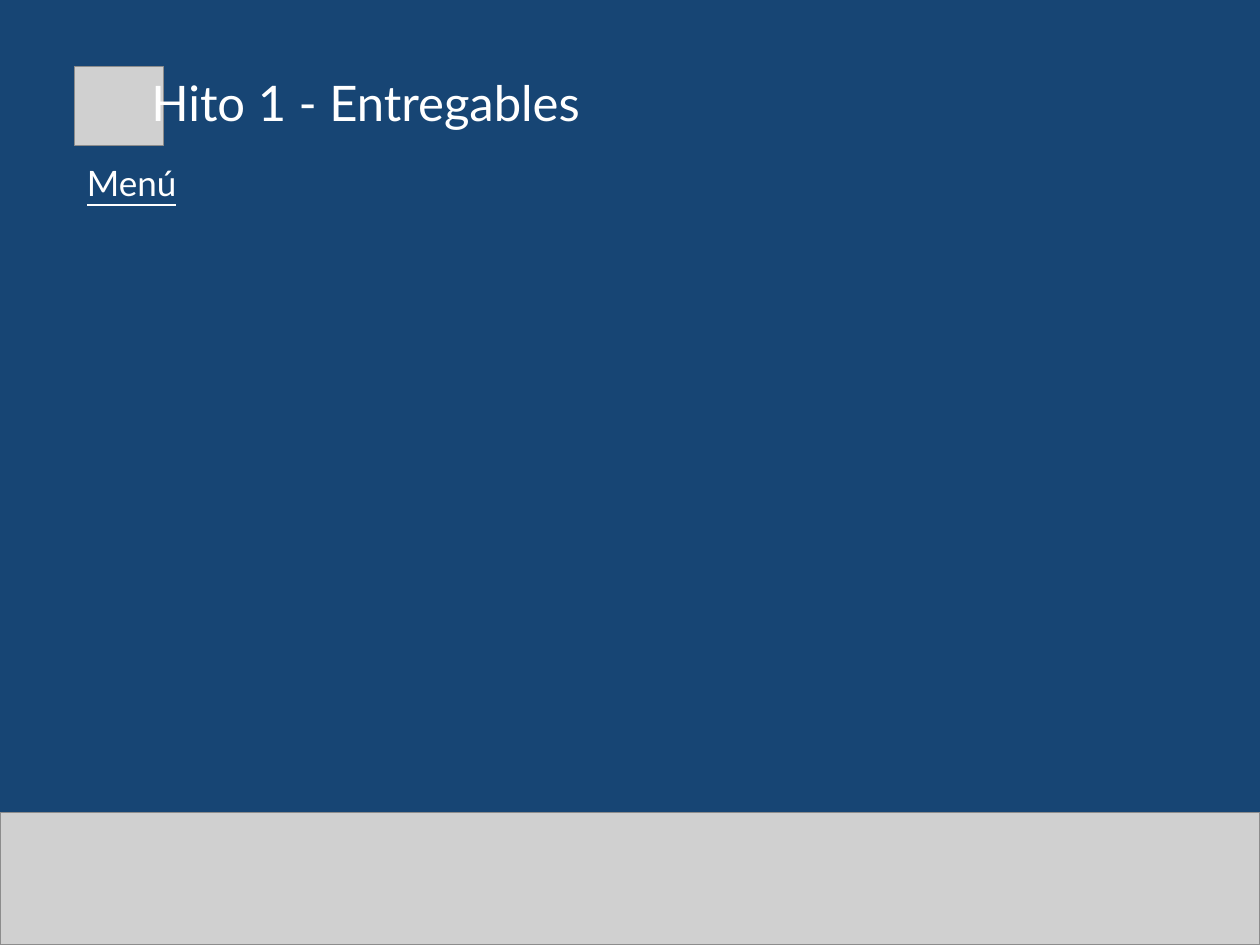
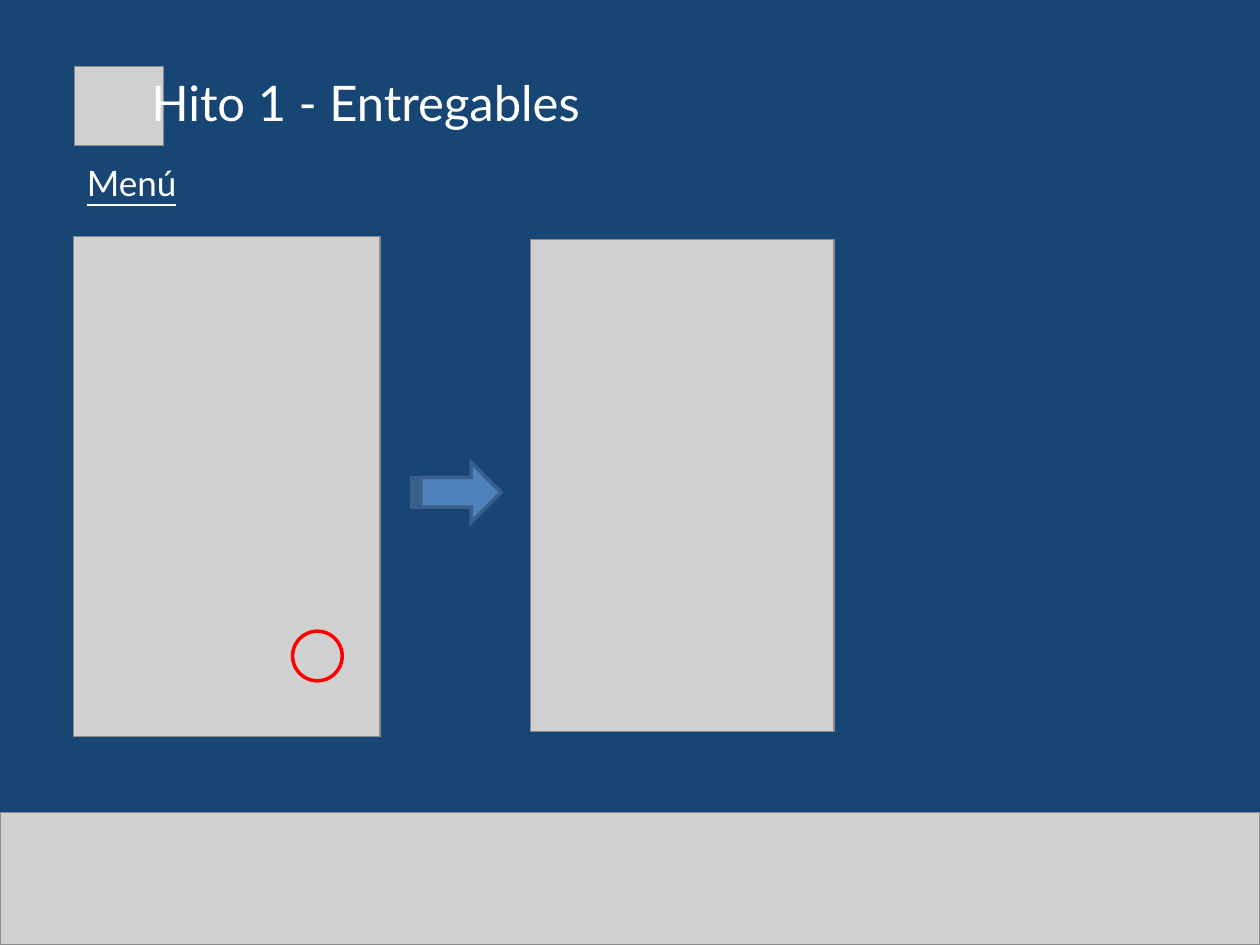
Before and after one commit to gabulopezmdq-ui/Eventia, a slide deck: slide 4 of Documentacion/DocumentacionProyecto/Presentaciones/MEC_Hito1.pptx. Drawn at 1260x945 pixels with LibreOffice and Linux fonts; fonts in the diff are those of the drawing; grey boxes stand for pictures. Boxes give left, top, right and bottom in pixels: in the first picture for what was removed or moved away, otherwise in the second. Text is boxed around its words. In the diff, an @@ line names an element or a change of style, - is before the commit and + after.

```diff
--- a/Documentacion/DocumentacionProyecto/Presentaciones/MEC_Hito1.pptx
+++ b/Documentacion/DocumentacionProyecto/Presentaciones/MEC_Hito1.pptx
@@ picture added at (73,237,379,737) @@
@@ picture added at (530,239,834,732) @@
@@ striped right arrow added at (412,462,501,522), fill #4F81BD, outline #3A5F8C 2 pt @@
@@ ellipse added at (292,631,341,680), outline #FF0000 2 pt @@
```
Also in this commit, not shown: 13 other slides changed, 7 slides added, 1 slide removed, 9 other files.
